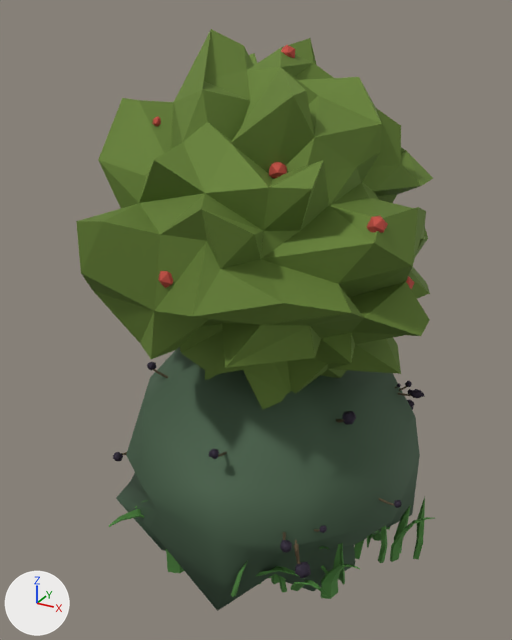
The FBX model Assets/Models/Holly.fbx as it was, and as the next commit left it.
Rendered twice from a 50 mm camera at (0.943, -1.802, 1.599) aimed at (-0.061, 0.024, 0.686). Every picture has the same lights, and +X, +Y and +Z are marked at lower left. Where no turn or scale is listed for an object, it has been applied to the vertices.

In view in the first picture: 'Bramble', 'group7_pasted__group5_pasted__pasted__group2_pasted__pa_1873054', 'pCylinder2'.
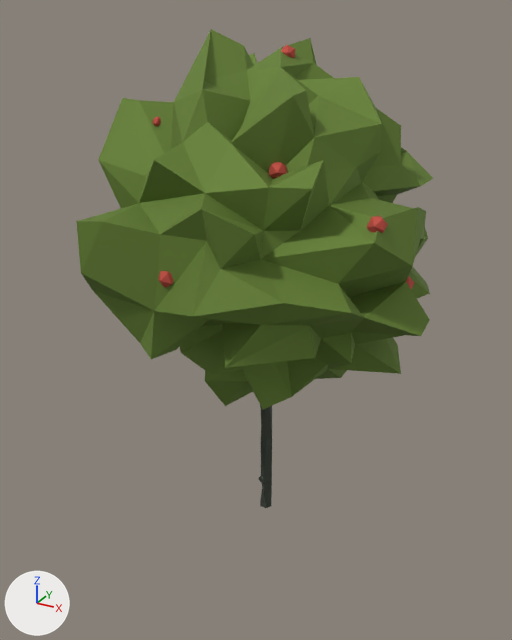
Changed parts and their boxes (x1, y1, x2, y2) in the pictures (512 x 640 px):
'Bramble', deleted (green): before (113, 347, 425, 611)
'group7_pasted__group5_pasted__pasted__group2_pasted__pa_1873054', deleted (green): before (109, 497, 434, 599)
    faces in mat_pasted__grass1_001 (green #5e984d): (231, 497, 434, 599)
    faces in mat_grass_001 (green #5e984d): (109, 509, 364, 584)

Patch to the scene script:
```diff
--- a/Assets/Models/Holly.fbx.py
+++ b/Assets/Models/Holly.fbx.py
@@ ob_group7_pasted__group5_pasted__pasted__group2_pasted__pa_1873054 @@
-ob_group7_pasted__group5_pasted__pasted__group2_pasted__pa_1873054 = bpy.data.objects.new('group7_pasted__group5_pasted__pasted__group2_pasted__pa_1873054', me_mesh_006)
-ob_group7_pasted__group5_pasted__pasted__group2_pasted__pa_1873054.location = (-0.108, -0.198, 0.0)
@@ ob_bramble @@
-ob_bramble = bpy.data.objects.new('Bramble', me_mesh_005)
-ob_bramble.location = (0.0, 0.0, 0.0)
```
